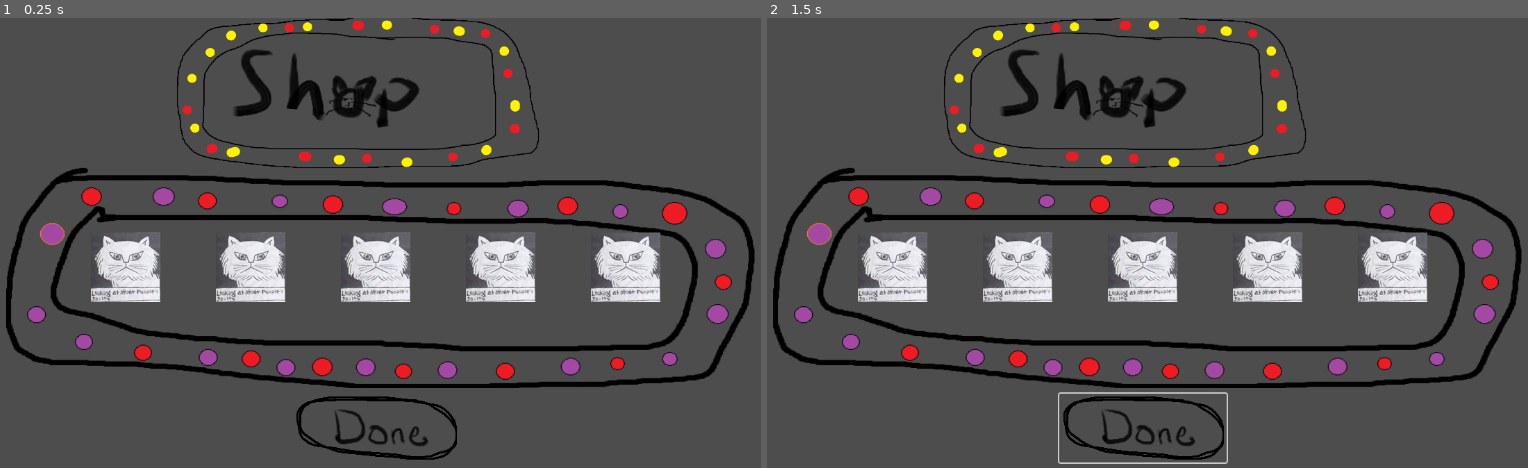
Above: before the commit, frames 1-2 (left to right).
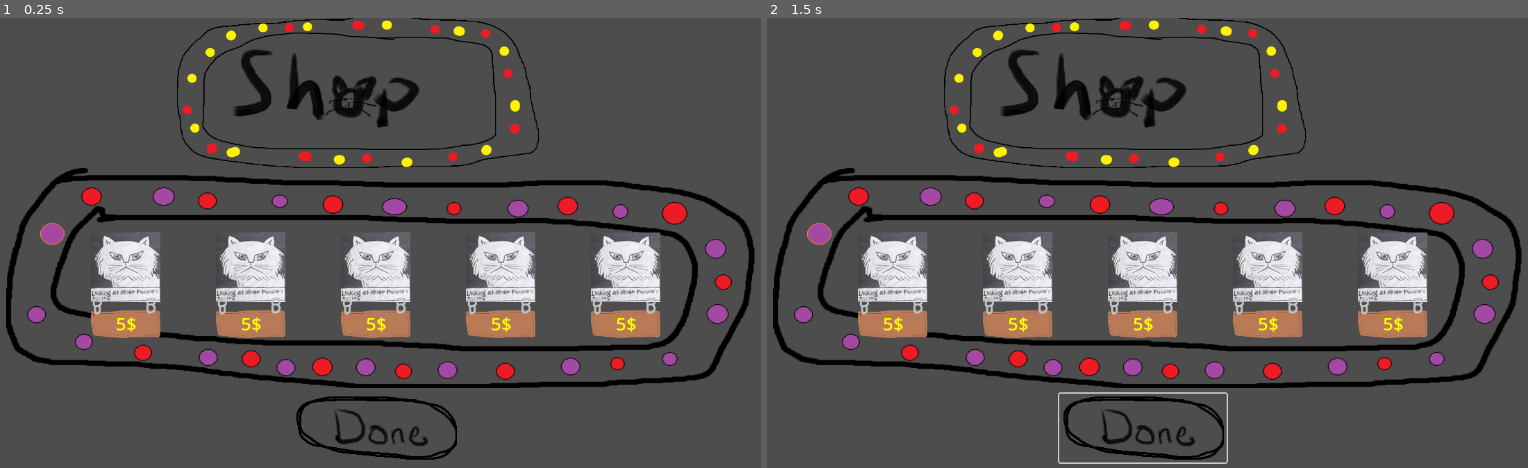
Above: after the commit, the same moments.

Repository: socpite/Tetwiss
Game: Godot game, scene res://scene/shop.tscn
Two runs of this game, one before a commit and one after it. Both use one fixed random seed, a clock stepped at 60 frames per second and the inputs below. This scene is started directly instead of the project's main scene.
Inputs (mouse positions are in pixels of both pictures, inside the frame that each line leads up to):
- Up to frame 1 (0.25 s): no input
- Up to frame 2 (1.5 s): click (1139, 427) at 0.5 s; click (1139, 427) at 1.25 s

The runs differ from the first frame. In frame 1, 2.9% of the frame differs, in the area x 11-87%, y 62-72%; in frame 2, 2.9%.

Commit message:
added cost label

Diff:
--- a/scene/item.tscn
+++ b/scene/item.tscn
@@ -1,8 +1,9 @@
-[gd_scene load_steps=4 format=3 uid="uid://cfsl7460h4s6p"]
+[gd_scene load_steps=5 format=3 uid="uid://cfsl7460h4s6p"]
 
 [ext_resource type="Script" path="res://scripts/Item.gd" id="1_pr8gu"]
 [ext_resource type="Texture2D" uid="uid://7vg14di3ld8p" path="res://assets/items/The first cat meme/icon.png" id="2_5fgjv"]
 [ext_resource type="Script" path="res://scripts/ItemIcon.gd" id="3_cx2x1"]
+[ext_resource type="Texture2D" uid="uid://eebfigkm0ll6" path="res://assets/cost_board.png" id="4_hnmq6"]
 
 [node name="Item" type="Node2D"]
 script = ExtResource("1_pr8gu")
@@ -10,3 +11,18 @@
 [node name="ItemIcon" type="Sprite2D" parent="."]
 texture = ExtResource("2_5fgjv")
 script = ExtResource("3_cx2x1")
+
+[node name="CostBoard" type="Sprite2D" parent="."]
+position = Vector2(6.77626e-21, 72)
+scale = Vector2(0.361011, 0.335106)
+texture = ExtResource("4_hnmq6")
+
+[node name="CostLabel" type="Label" parent="."]
+modulate = Color(1, 1, 0, 1)
+offset_left = -40.0
+offset_top = 63.0
+offset_right = 43.0
+offset_bottom = 102.0
+theme_override_font_sizes/font_size = 26
+text = "5$"
+horizontal_alignment = 1
--- a/scripts/Item.gd
+++ b/scripts/Item.gd
@@ -15,6 +15,8 @@
 	print(item_data["script_path"])
 	item_instance = load(item_data["script_path"]).new()
 
+	$CostLabel.text = str(cost) + "$"
+
 # Called when the node enters the scene tree for the first time.
 func _ready():
 	pass
Binary file added: assets/cost_board.png
Not shown, added: assets/cost_board.png.import
